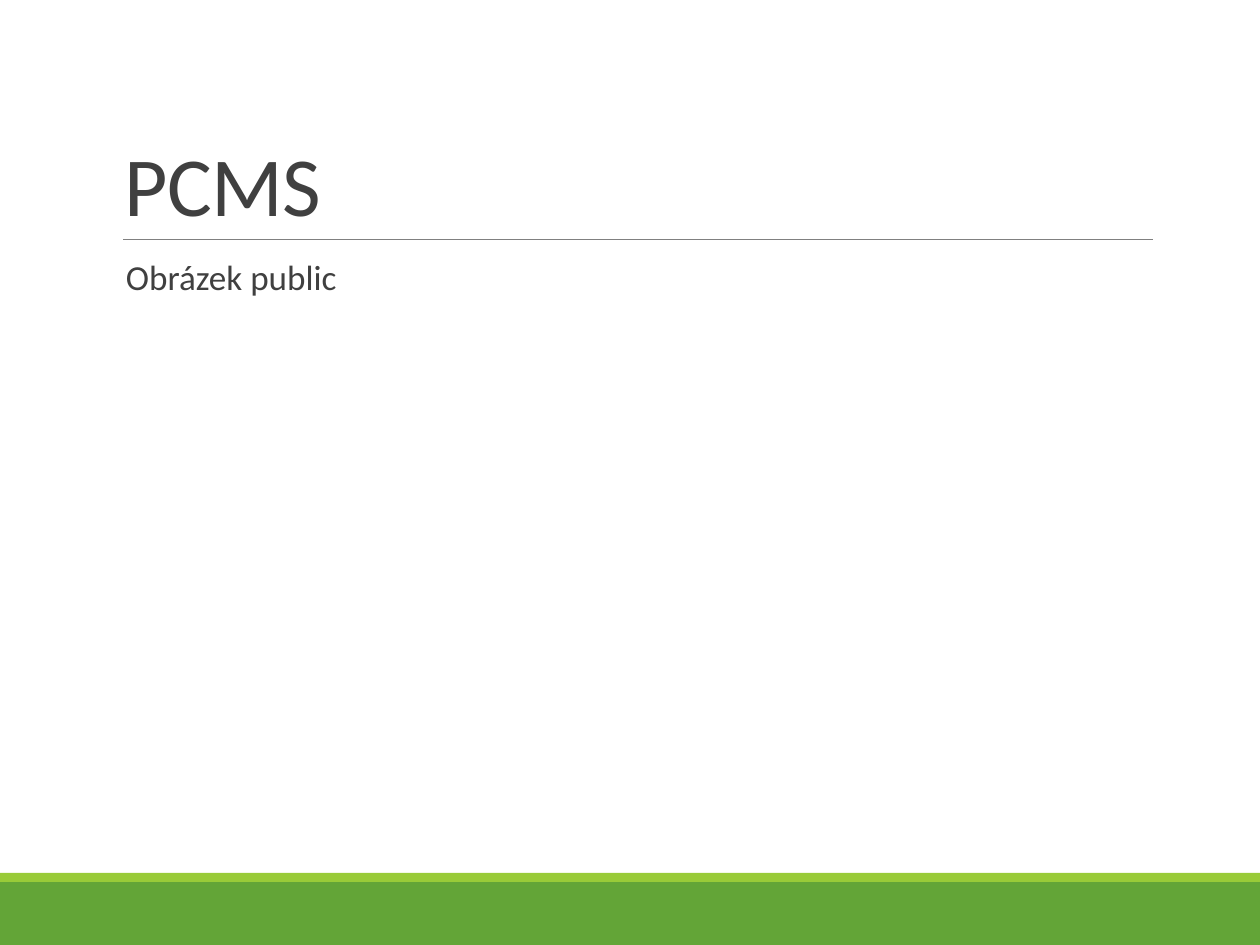
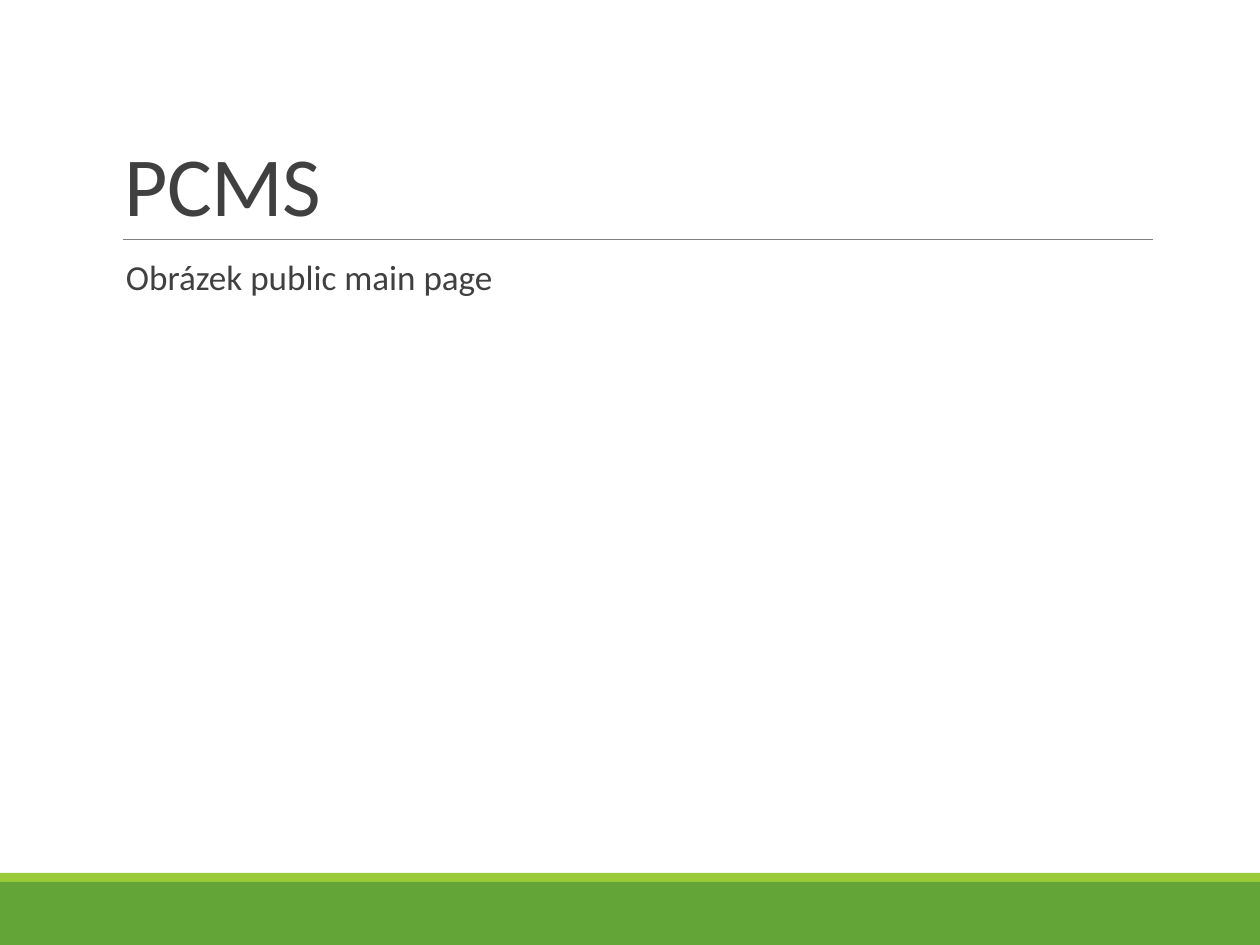
Before and after one commit to bastakka/graduation, a slide deck: slide 36 of Thesis/V4D Bašta Karel - 5 - VMware.pptx (slide 37 before the commit). Drawn at 1260x945 pixels with LibreOffice and Linux fonts; fonts in the diff are those of the drawing. Boxes give left, top, right and bottom in pixels: in the first picture for what was removed or moved away, otherwise in the second. Text is boxed around its words. In the diff, an @@ line names an element or a change of style, - is before the commit and + after.

Commit message:
Update presentation with newest PCMS solution

```diff
--- a/Thesis/V4D Bašta Karel - 5 - VMware.pptx
+++ b/Thesis/V4D Bašta Karel - 5 - VMware.pptx
@@ text at (126,265,493,296): text changed @@
-  Obrázek public
+  Obrázek public main page
```
Also in this commit, not shown: 4 other slides changed.
